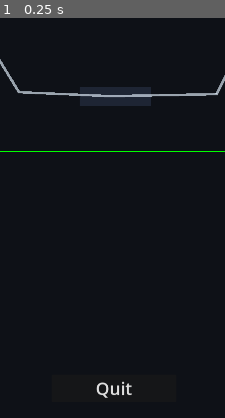
Above: before the commit, frame 1.
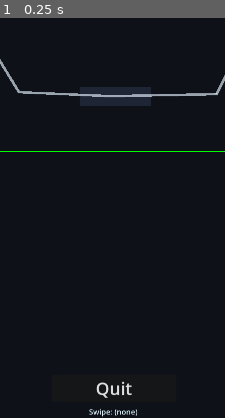
Above: after the commit, the same moment.

Repository: CodingKitts/Rush-The-Pile
Game: Godot game, scene res://scenes/PathFlowDemo.tscn
The game is run twice, just before and just after one commit, with the same random seed, the same clock (stepped at 60 frames per second) and the same inputs.
Inputs:
- Up to frame 1 (0.25 s): no input
The pictures show only the part of the screen within x 25-75%, y 50-100%; the shares and areas given below are measured in that part.

The runs differ from the first frame. In frame 1, 0.2% of the frame differs, in the area x 39-61%, y 97-100%.

Commit message:
Added swipe functionality

Diff:
--- a/godot/scenes/PathFlowDemo.tscn
+++ b/godot/scenes/PathFlowDemo.tscn
@@ -73,6 +73,7 @@
 anchor_bottom = 1.0
 grow_horizontal = 2
 grow_vertical = 2
+mouse_filter = 2
 
 [node name="SpeedControls" type="VBoxContainer" parent="UI/UIRoot"]
 layout_mode = 0
--- a/godot/scripts/PathFlowDemo.gd
+++ b/godot/scripts/PathFlowDemo.gd
@@ -22,6 +22,18 @@
 @onready var _music_slider: HSlider = $UI/PauseOverlay/Panel/VBox/MusicRow/MusicSlider
 @onready var _sfx_slider: HSlider = $UI/PauseOverlay/Panel/VBox/SfxRow/SfxSlider
 @onready var _audio: AudioManager = $Audio
+@onready var _green_line: ColorRect = $UI/OneThirdLine
+
+# Runtime-added debug label to show last swipe direction
+var _swipe_debug_label: Label
+
+# Simple swipe tracking
+var _swipe_active: bool = false
+var _swipe_start_pos: Vector2 = Vector2.INF
+var _swipe_start_id: int = -1
+const SWIPE_MIN_DISTANCE := 60.0 # pixels
+const SWIPE_MAX_DURATION := 1.0 # seconds (optional soft cap)
+var _swipe_start_time: float = 0.0
 
 var _attempts_max: int = 5
 var _attempts_left: int = 5
@@ -75,16 +87,34 @@
 		if not _path.curve.changed.is_connected(_on_curve_changed):
 			_path.curve.changed.connect(_on_curve_changed)
 
+	# Add a small on-screen debug label for swipe direction (bottom center)
+	_swipe_debug_label = Label.new()
+	_swipe_debug_label.name = "SwipeDebugLabel"
+	_swipe_debug_label.text = "Swipe: (none)"
+	_swipe_debug_label.horizontal_alignment = HORIZONTAL_ALIGNMENT_CENTER
+	_swipe_debug_label.vertical_alignment = VERTICAL_ALIGNMENT_BOTTOM
+	_swipe_debug_label.add_theme_color_override("font_color", Color(0.85, 0.95, 1.0))
+	_swipe_debug_label.add_theme_color_override("font_outline_color", Color.BLACK)
+	_swipe_debug_label.add_theme_constant_override("outline_size", 2)
+	_swipe_debug_label.add_theme_font_size_override("font_size", 18)
+	# Place within the UI canvas so it remains in screen space
+	var ui := $UI
+	if ui and ui is CanvasLayer:
+		ui.add_child(_swipe_debug_label)
+		# Center bottom margins
+		_swipe_debug_label.position = Vector2(get_viewport_rect().size.x * 0.5 - 60, get_viewport_rect().size.y - 28)
+		# Update position on resize
+		get_viewport().size_changed.connect(func():
+			_swipe_debug_label.position = Vector2(get_viewport_rect().size.x * 0.5 - 60, get_viewport_rect().size.y - 28)
+		)
+
 func _on_quit_pressed() -> void:
 	# Close the application when Quit button is pressed
 	get_tree().quit()
 
 
-func _unhandled_input(event: InputEvent) -> void:
-	# Allow physical keyboard/gamepad input to trigger the same action as the Up Arrow button
-	if _attempts_left <= 0:
-		return
-	# Allow ESC/BACK to toggle pause/resume
+func _input(event: InputEvent) -> void:
+	# Handle pause/resume hotkey even if UI consumes input
 	if event.is_action_pressed("ui_cancel") and not event.is_echo():
 		if get_tree().paused:
 			_on_resume_pressed()
@@ -92,6 +122,44 @@
 			_on_pause_pressed()
 		get_viewport().set_input_as_handled()
 		return
+
+	# Touch-based swipe handling (processed early so UI controls won't block it)
+	if event is InputEventScreenTouch:
+		if event.pressed:
+			# Start tracking on press if below green line
+			var pos: Vector2 = event.position
+			if _is_pos_below_green_line(pos) and not _swipe_active:
+				_swipe_active = true
+				_swipe_start_pos = pos
+				_swipe_start_id = event.index
+				_swipe_start_time = Time.get_unix_time_from_system()
+		else:
+			# Release: if we're tracking this finger, evaluate swipe
+			if _swipe_active and event.index == _swipe_start_id:
+				_process_swipe_end(event.position)
+				_reset_swipe()
+		return
+
+	# Mouse-based swipe handling (desktop)
+	if event is InputEventMouseButton:
+		if event.button_index == MOUSE_BUTTON_LEFT:
+			if event.pressed:
+				var mpos: Vector2 = event.position
+				if _is_pos_below_green_line(mpos) and not _swipe_active:
+					_swipe_active = true
+					_swipe_start_pos = mpos
+					_swipe_start_id = 0
+					_swipe_start_time = Time.get_unix_time_from_system()
+			else:
+				if _swipe_active and _swipe_start_id == 0:
+					_process_swipe_end(event.position)
+					_reset_swipe()
+			return
+
+	# The following actions should respect remaining attempts
+	if _attempts_left <= 0:
+		return
+
 	if event is InputEventKey and event.pressed and not event.echo:
 		# Keyboard Up Arrow
 		if event.keycode == Key.KEY_UP:
@@ -109,6 +177,51 @@
 	# Visually disable the Up Arrow when out of attempts
 	if _btn_arrow_up:
 		_btn_arrow_up.disabled = _attempts_left <= 0
+
+func _is_pos_below_green_line(pos: Vector2) -> bool:
+	if _green_line == null:
+		return true # if line missing, don't block for safety
+	# For a 1-2px ColorRect line, top is effectively the line. Compare against its global Y.
+	var line_y := _green_line.global_position.y
+	return pos.y >= line_y
+
+func _process_swipe_end(end_pos: Vector2) -> void:
+	# Start must be inside the swipe detection zone (below the green line)
+	if not _is_pos_below_green_line(_swipe_start_pos):
+		return
+	var delta := end_pos - _swipe_start_pos
+	if delta.length() < SWIPE_MIN_DISTANCE:
+		return
+	# Determine if it's an upward swipe (vertical-dominant and moving up)
+	var vertical_dominant := absf(delta.y) >= absf(delta.x)
+	var is_up_swipe := vertical_dominant and delta.y < 0.0
+	# If it's not an upward swipe, still require the end to be inside the zone
+	if not is_up_swipe and not _is_pos_below_green_line(end_pos):
+		return
+	# Optionally check duration
+	var _dur: float = max(0.0, Time.get_unix_time_from_system() - _swipe_start_time)
+	# Determine primary direction for feedback
+	var dir_text := ""
+	if absf(delta.x) > absf(delta.y):
+		if delta.x > 0.0:
+			dir_text = "Right"
+		else:
+			dir_text = "Left"
+	else:
+		if delta.y > 0.0:
+			dir_text = "Down"
+		else:
+			dir_text = "Up"
+	# Debug output to console and on-screen
+	print("Swipe:", dir_text)
+	if _swipe_debug_label:
+		_swipe_debug_label.text = "Swipe: %s" % dir_text
+
+func _reset_swipe() -> void:
+	_swipe_active = false
+	_swipe_start_pos = Vector2.INF
+	_swipe_start_id = -1
+	_swipe_start_time = 0.0
 
 func _on_curve_changed() -> void:
 	_position_popup_at_path_center()
